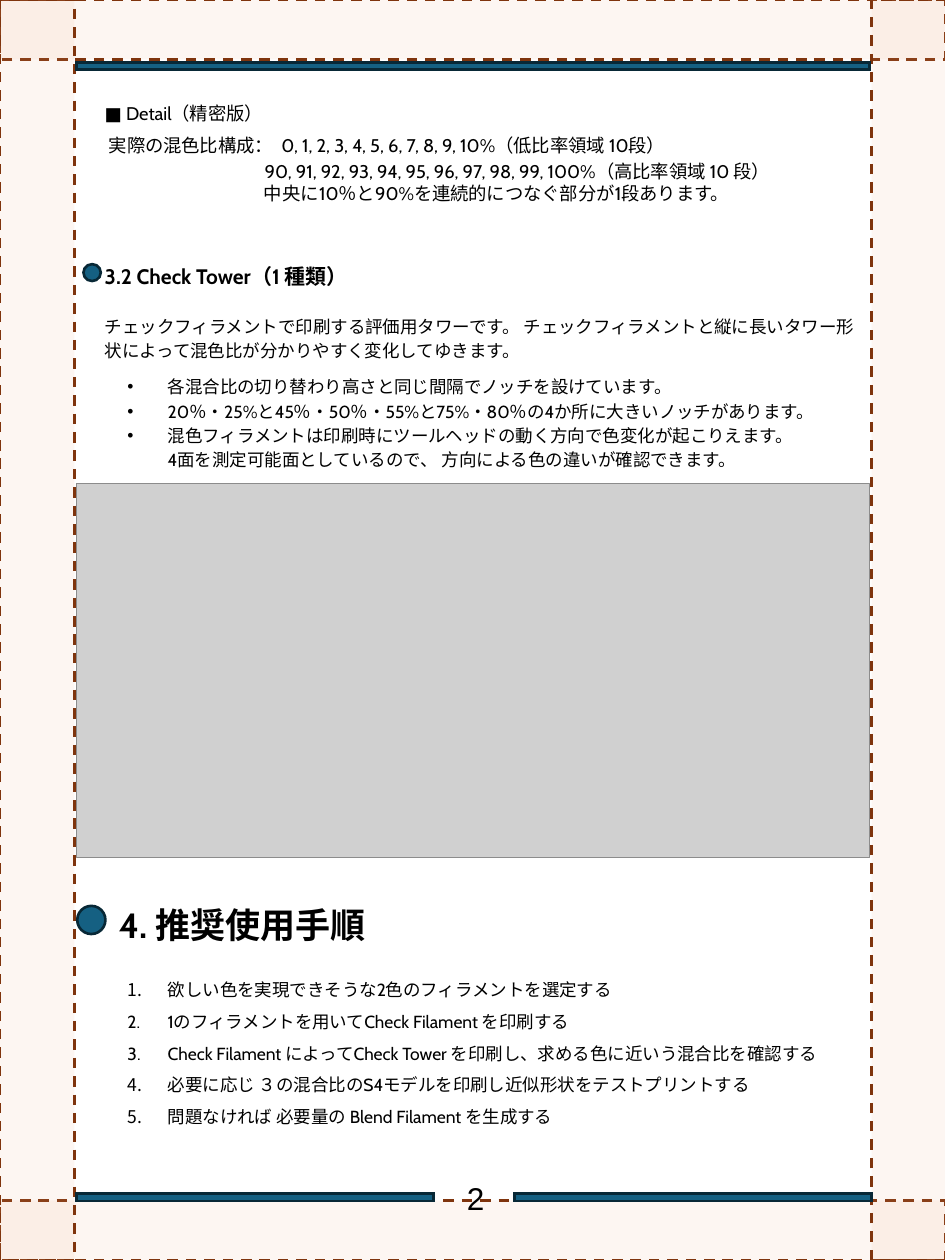
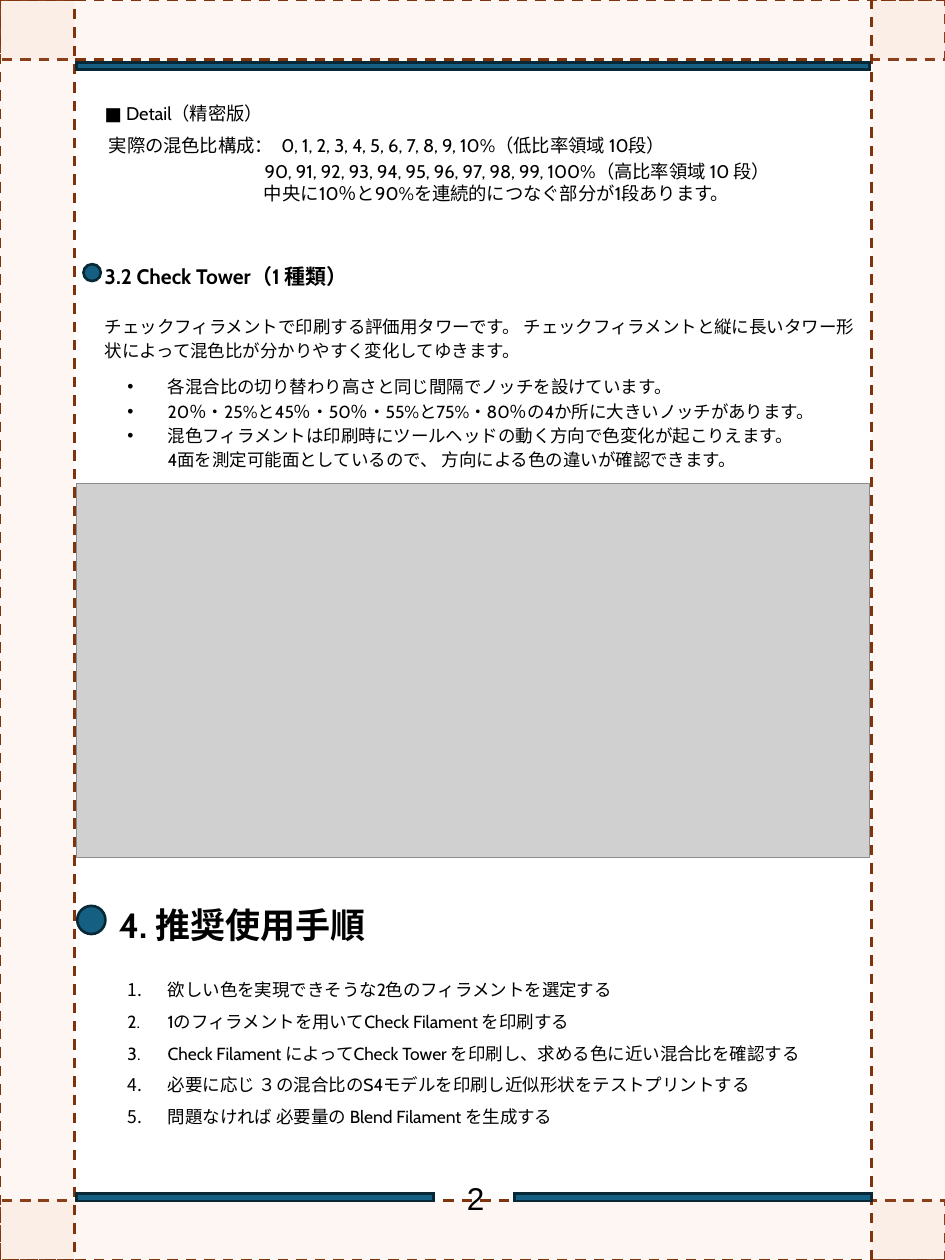
Before and after one commit to FlexChromaHQ/FlexChroma, a slide deck: slide 3 of Documents/Original/FlexChroma_Blend_Color_Checker-JP.pptx. Drawn at 945x1260 pixels with LibreOffice and Linux fonts; fonts in the diff are those of the drawing; grey boxes stand for pictures. Boxes give left, top, right and bottom in pixels: in the first picture for what was removed or moved away, otherwise in the second. Text is boxed around its words. In the diff, an @@ line names an element or a change of style, - is before the commit and + after.

Commit message:
Color Checker Guide Update

```diff
--- a/Documents/Original/FlexChroma_Blend_Color_Checker-JP.pptx
+++ b/Documents/Original/FlexChroma_Blend_Color_Checker-JP.pptx
@@ text at (x1=168, y1=1045, x2=800, y2=1062): text changed @@
-3. Check Filament によってCheck Tower を印刷し、求める色に近いう混合比を確認する
+3. Check Filament によってCheck Tower を印刷し、求める色に近い混合比を確認する
```
Also in this commit, not shown: 1 other slide changed, 1 other file.
